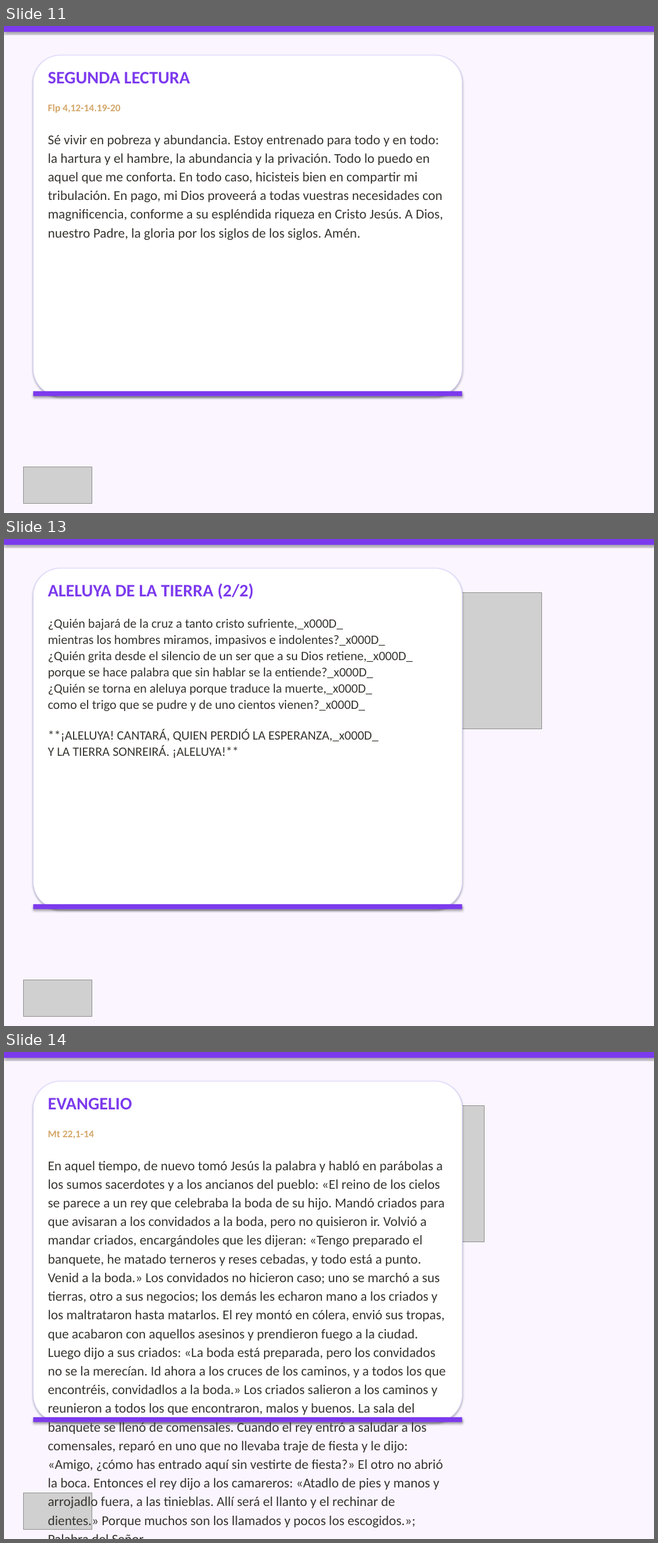
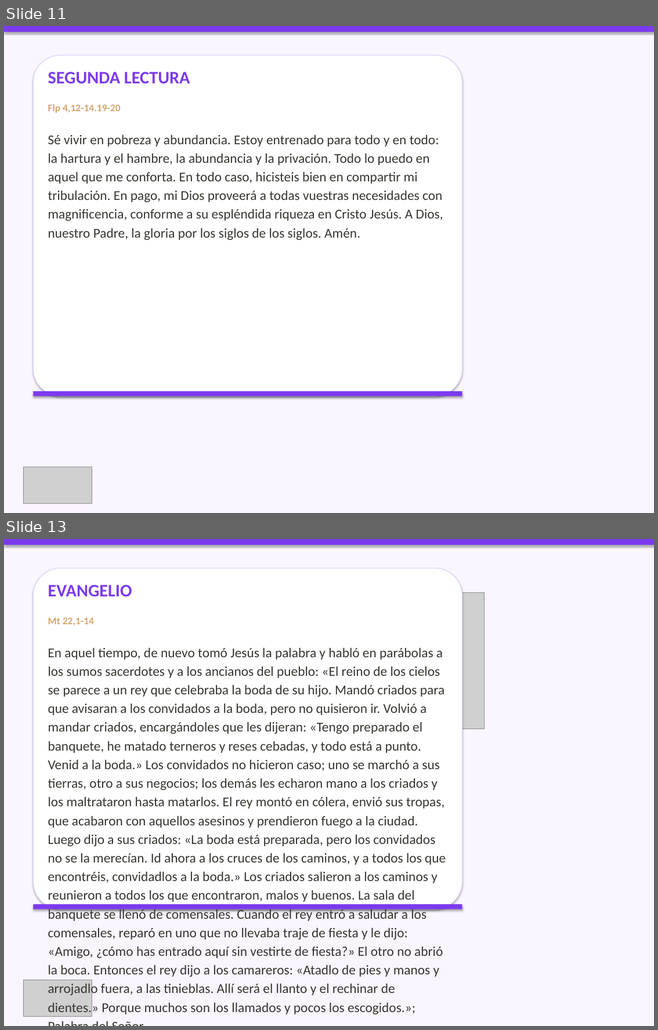
Before and after one commit to CC5M5/CCE-M5, a slide deck: presentaciones_html/2026-10-11_presentacion/2026-10-11_presentacion.pptx. Shown one above the other, each under a label of ours: slides 11, 13 and 14 before the commit, slides 11 and 13 after it; the slides between them are not shown. The pictures are 658x1543 and 658x1030 pixels, drawn with LibreOffice and Linux fonts; fonts in the diff are those of the drawing; grey boxes stand for pictures. Boxes give left, top, right and bottom in pixels: in the first picture for what was removed or moved away, otherwise in the second. Text is boxed around its words. In the diff, an @@ line names an element or a change of style, - is before the commit and + after.

Commit message:
feat(presentacion): genera bundle 2026-10-11
Generado desde editor local: 2026-10-11_presentacion

```diff
--- a/presentaciones_html/2026-10-11_presentacion/2026-10-11_presentacion.pptx
+++ b/presentaciones_html/2026-10-11_presentacion/2026-10-11_presentacion.pptx
@@ slide 13 removed at (4,539,654,1026), background #FAF5FF @@
@@ rectangle removed at (4,539,654,545) @@
@@ rounded rectangle removed at (33,568,462,910) @@
@@ text removed at (48,583,412,758) @@
-ALELUYA DE LA TIERRA (2/2)
-¿Quién bajará de la cruz a tanto cristo sufriente,_x000D_
-mientras los hombres miramos, impasivos e indolentes?_x000D_
-¿Quién grita desde el silencio de un ser que a su Dios retiene,_x000D_
-porque se hace palabra que sin hablar se la entiende?_x000D_
-¿Quién se torna en aleluya porque traduce la muerte,_x000D_
-como el trigo que se pudre y de uno cientos vienen?_x000D_
-**¡ALELUYA! CANTARÁ, QUIEN PERDIÓ LA ESPERANZA,_x000D_
-Y LA TIERRA SONREIRÁ. ¡ALELUYA!**
@@ picture removed at (360,592,542,729) @@
@@ rectangle removed at (33,904,462,910) @@
@@ picture removed at (24,980,92,1016) @@
@@ what was slide 14 is now slide 13 @@
```
Also in this commit, not shown: 1 slide changed, 3 other files.
